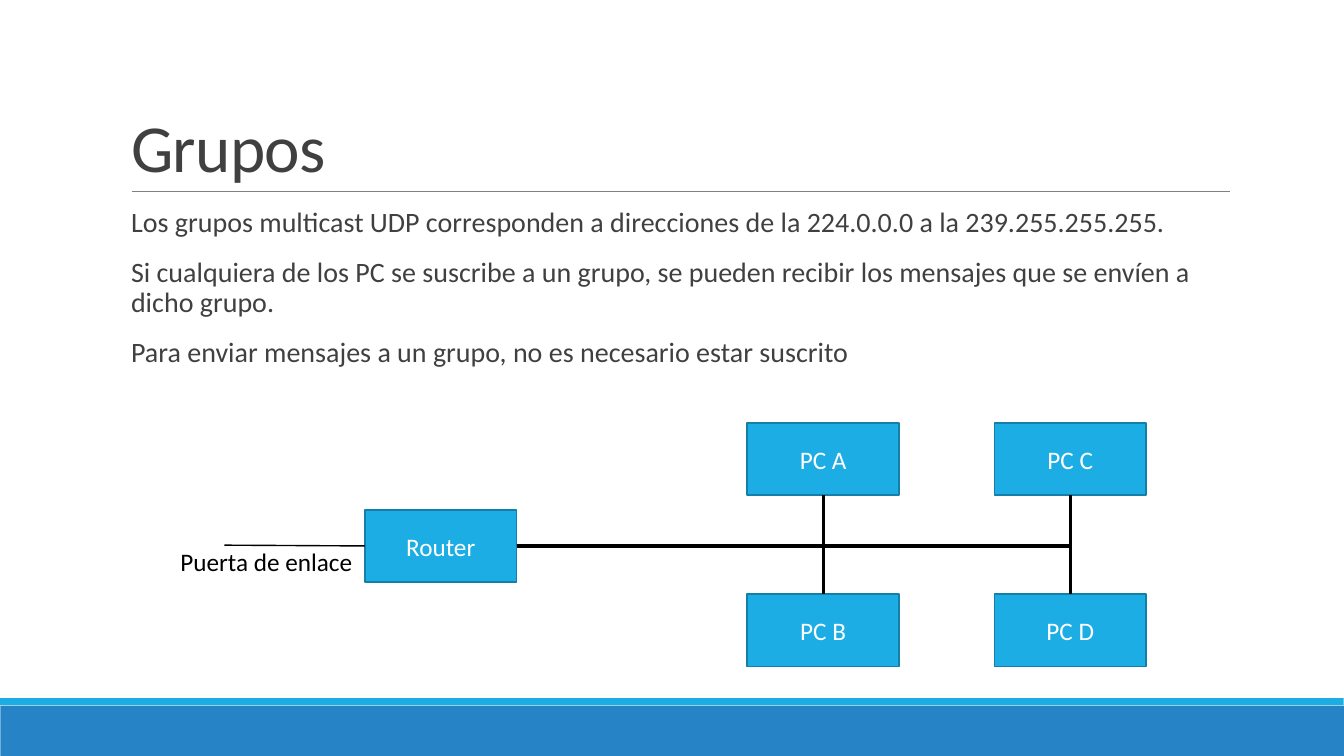
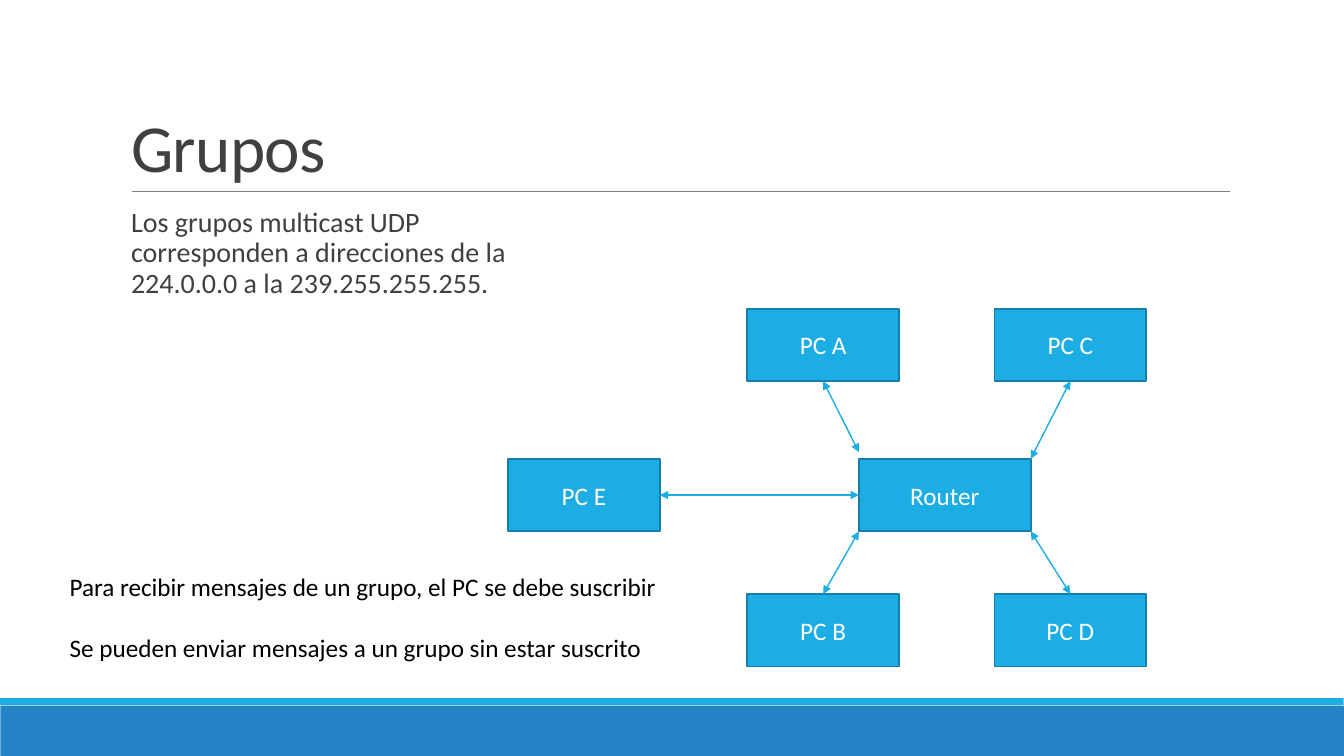
Before and after one commit to Domiciano/PrograRed201, a slide deck: slide 6 of Semana 9/Presentación.pptx (slide 3 before the commit). Drawn at 1344x756 pixels with LibreOffice and Linux fonts; fonts in the diff are those of the drawing. Boxes give left, top, right and bottom in pixels: in the first picture for what was removed or moved away, otherwise in the second. Text is boxed around its words. In the diff, an @@ line names an element or a change of style, - is before the commit and + after.

```diff
--- a/Semana 9/Presentación.pptx
+++ b/Semana 9/Presentación.pptx
@@ text at box(131, 262, 1189, 367): paragraphs removed @@
-  Si cualquiera de los PC se suscribe a un grupo, se pueden recibir los mensajes que se envíen a dicho grupo.
-  Para enviar mensajes a un grupo, no es necesario estar suscrito
@@ rectangle "PC A": place and size @@
-rectangle "PC A" at box(747, 423, 899, 496)
+rectangle "PC A" at box(747, 309, 899, 381)
@@ rectangle "PC C": place and size @@
-rectangle "PC C" at box(995, 423, 1147, 496)
+rectangle "PC C" at box(995, 309, 1147, 381)
@@ double arrow added from (824, 381) to (859, 453), #1CADE4 1 pt @@
@@ double arrow added from (1031, 459) to (1071, 381), #1CADE4 1 pt @@
@@ rectangle added at box(508, 459, 660, 531), fill #1CADE4, outline #1580A9 1.25 pt, 18 pt, text #FFFFFF @@
+PC E
@@ rectangle "Router": place and size @@
-rectangle "Router" at box(365, 510, 517, 583)
+rectangle "Router" at box(859, 459, 1030, 531)
@@ elbow line removed from (517, 546) to (824, 495) @@
@@ elbow line removed from (517, 546) to (1071, 495) @@
@@ double arrow added from (859, 495) to (660, 495), #1CADE4 1 pt @@
@@ double arrow added from (859, 531) to (824, 594), #1CADE4 1 pt @@
@@ double arrow added from (1071, 594) to (1031, 531), #1CADE4 1 pt @@
@@ text removed at box(180, 553, 352, 572) @@
-Puerta de enlace
@@ line removed from (365, 546) to (225, 545) @@
@@ elbow line removed from (517, 546) to (824, 594) @@
@@ elbow line removed from (517, 546) to (1071, 594) @@
@@ text added at box(70, 578, 656, 662), 18 pt, text #000000 @@
+Para recibir mensajes de un grupo, el PC se debe suscribir
+Se pueden enviar mensajes a un grupo sin estar suscrito
```
Also in this commit, not shown: 5 other slides changed, 5 slides added, 8 slides removed.
